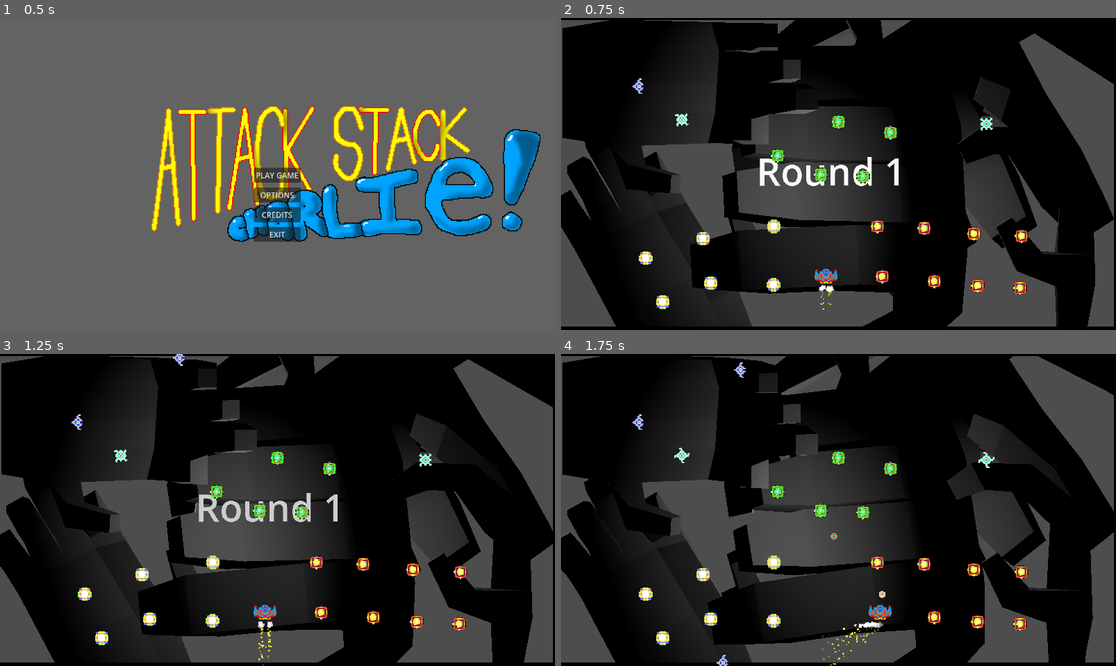
Above: before the commit, frames 1-4 (two rows, left to right).
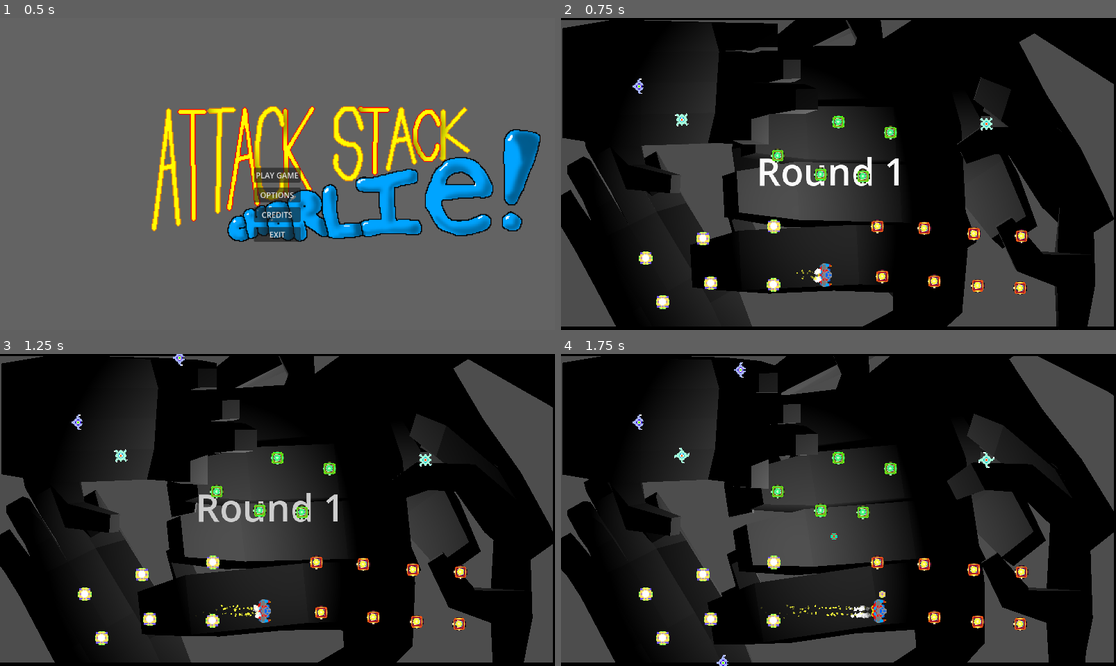
Above: after the commit, the same moments.

Repository: gamkedo-la/AttackStackCharlie
Game: Godot game, scene res://UI/MainMenu/main_menu.tscn
Same seed, same stepped clock (60 frames per second), same inputs: the game is played once before the commit and once after it.
Inputs:
- Up to frame 1 (0.5 s): no input
- Up to frame 2 (0.75 s): click "PLAY GAME" at 0.5 s
- Up to frame 3 (1.25 s): no input
- Up to frame 4 (1.75 s): hold D (move right) from 1.28 s (still down); hold Space (shoot) from 1.28 s (still down)

Frame 1 is identical in both runs. In frame 2, 0.3% of the frame differs, in the area x 42-50%, y 78-94%; in frame 3, 0.3%; in frame 4, 0.5%, in the area x 35-60%, y 78-100%.

Commit message:
Correcting my player sprite to orient east by default for consistency

Diff:
--- a/Player/player.gd
+++ b/Player/player.gd
@@ -38,22 +38,22 @@
 		move_vec.x -= 1
 		if Input.is_action_pressed("shoot") == false:
 			shipFacing = Vector2.LEFT;
-			shipSprite.rotation = -PI/2
+			shipSprite.rotation = PI
 	if Input.is_action_pressed("move right"):
 		move_vec.x += 1
 		if Input.is_action_pressed("shoot") == false:
 			shipFacing = Vector2.RIGHT;
-			shipSprite.rotation = PI/2
+			shipSprite.rotation = 0
 	if Input.is_action_pressed("move up"):
 		move_vec.y -= 1
 		if Input.is_action_pressed("shoot") == false:
 			shipFacing = Vector2.UP;
-			shipSprite.rotation = 0
+			shipSprite.rotation = -PI/2
 	if Input.is_action_pressed("move down"):
 		move_vec.y += 1
 		if Input.is_action_pressed("shoot") == false:
 			shipFacing = Vector2.DOWN;
-			shipSprite.rotation = PI
+			shipSprite.rotation = PI/2
 	move_and_collide(move_vec * delta * SHIP_SPEED)
 
 	if is_damaged and time_modulated_elapsed > time_modulated:
--- a/Player/playership.tscn
+++ b/Player/playership.tscn
@@ -31,7 +31,7 @@
 texture = ExtResource("2_kr5tv")
 
 [node name="Glow particles (left)" type="CPUParticles2D" parent="Playerjet"]
-position = Vector2(-8, 28)
+position = Vector2(-18, -6)
 amount = 16
 lifetime = 0.25
 explosiveness = 0.04
@@ -51,7 +51,7 @@
 hue_variation_curve = SubResource("Curve_b5pw3")
 
 [node name="Glow particles (right)" type="CPUParticles2D" parent="Playerjet"]
-position = Vector2(8, 28)
+position = Vector2(-17, 8)
 amount = 16
 lifetime = 0.25
 explosiveness = 0.04
@@ -71,7 +71,8 @@
 hue_variation_curve = SubResource("Curve_b5pw3")
 
 [node name="Thruster Particles (left)" type="CPUParticles2D" parent="Playerjet"]
-position = Vector2(-8, 28)
+position = Vector2(-17, -7)
+rotation = 1.5708
 amount = 32
 lifetime = 0.5
 explosiveness = 0.04
@@ -93,7 +94,8 @@
 hue_variation_curve = SubResource("Curve_b5pw3")
 
 [node name="Thruster Particles (right)" type="CPUParticles2D" parent="Playerjet"]
-position = Vector2(8, 28)
+position = Vector2(-16, 6)
+rotation = 1.5708
 amount = 32
 lifetime = 0.5
 explosiveness = 0.04
Binary file changed: Player/playerjet.png
